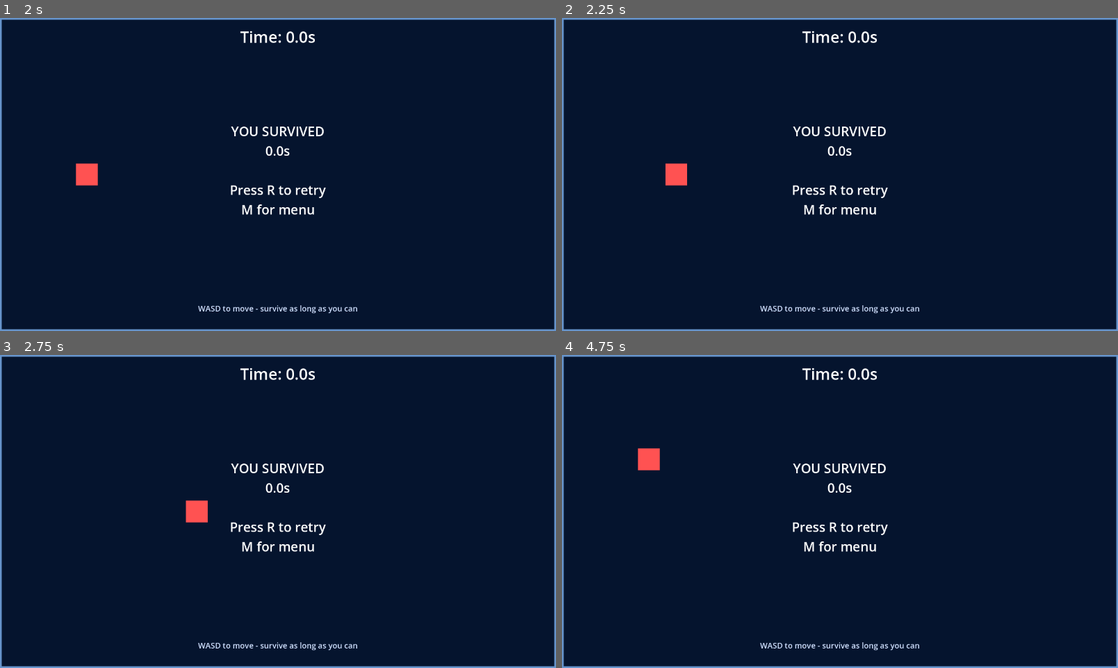
Above: before the commit, frames 1-4 (two rows, left to right).
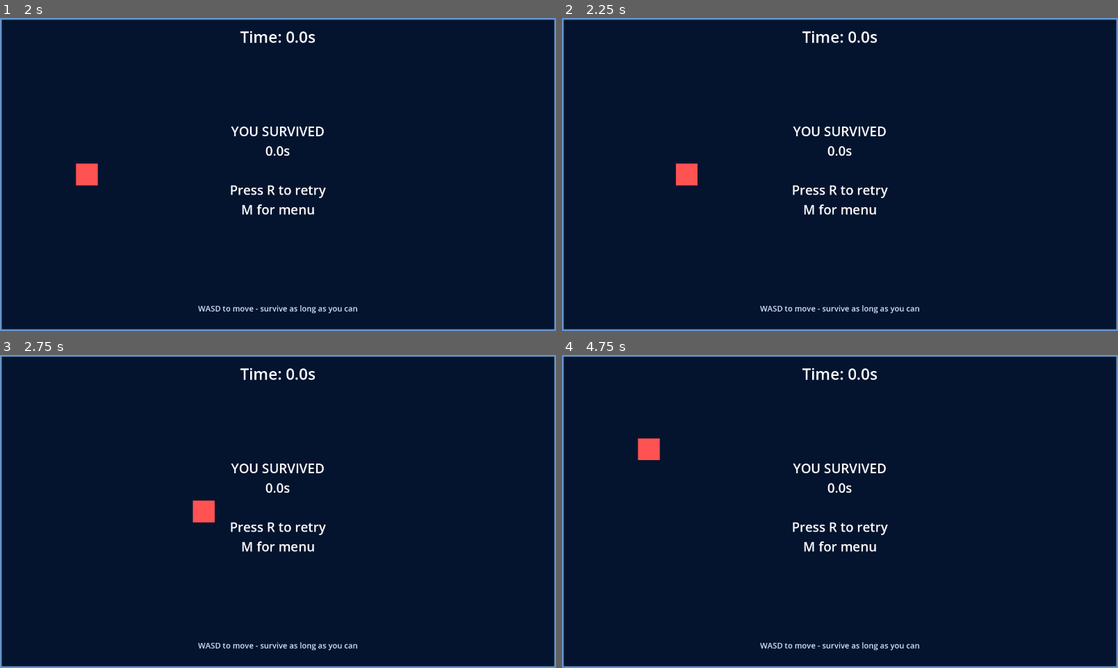
Above: after the commit, the same moments.

Repository: gabrielburd8-lgtm/Dodge-Bomb-Finals-By-Gab
Game: Godot game, scene res://scenes/Main.tscn
Same seed, same stepped clock (60 frames per second), same inputs: the game is played once before the commit and once after it.
Inputs:
- Up to frame 1 (2 s): click "Solo" at 0.5 s; click "Start Match" at 1.25 s
- Up to frame 2 (2.25 s): tap R at 2 s; hold D from 2.03 s (still down); hold Shift from 2.03 s (still down)
- Up to frame 3 (2.75 s): keep holding D; keep holding Shift; tap Space at 2.27, 2.3, 2.57 s
- Up to frame 4 (4.75 s): tap R at 2.75, 3.5, 4.25, 4.35 s; release D at 2.78 s; release Shift at 2.78 s; hold S 2.78-3.53 s; tap Space at 2.85, 3.02, 3.32, 3.8, 4.52 s; tap Shift at 3.05, 4.55 s; hold D 3.53-4.28 s; hold Shift 3.53-4.28 s; hold W from 4.28 s (still down)

Frame 1 is identical in both runs. In frame 2, 0.3% of the frame differs, in the area x 18-25%, y 46-54%; in frame 3, 0.2%; in frame 4, 0.3%.

Commit message:
Add a simple dash ability to improve survival in solo mode while keeping the movement and physics easy to understand and responsive.

Diff:
--- a/scripts/Player.gd
+++ b/scripts/Player.gd
@@ -1,31 +1,38 @@
 extends CharacterBody2D
 
-# Player script for 1v1 multiplayer
-# Player 1: WASD movement
-# Player 2: Arrow keys movement
-# Both track individual survival and dodge count
-
-const SPEED = 380.0
+const SPEED = 360.0
+const DASH_SPEED = 520.0
+const DASH_TIME = 0.18
+const DASH_COOLDOWN = 1.5
 
 var alive = true
 var player_name := "Player"
 var player_id := 1
 var player_color := Color(0, 0.8, 1, 1)
+var dash_timer := 0.0
+var dash_cooldown := 0.0
 
 func _ready():
 	add_to_group("players")
-	# Set the ColorRect color
 	if has_node("ColorRect"):
 		$ColorRect.color = player_color
 
-func _physics_process(_delta):
+func _physics_process(delta):
 	if not alive:
 		return
 
+	if dash_timer > 0.0:
+		dash_timer -= delta
+	else:
+		dash_timer = 0.0
+
+	if dash_cooldown > 0.0:
+		dash_cooldown -= delta
+	else:
+		dash_cooldown = 0.0
+
 	var move = Vector2.ZERO
-
 	if player_id == 1:
-		# Player 1: WASD
 		if Input.is_key_pressed(KEY_W):
 			move.y -= 1
 		if Input.is_key_pressed(KEY_S):
@@ -34,8 +41,10 @@
 			move.x -= 1
 		if Input.is_key_pressed(KEY_D):
 			move.x += 1
+		if Input.is_key_pressed(KEY_SHIFT) and dash_cooldown <= 0.0:
+			dash_timer = DASH_TIME
+			dash_cooldown = DASH_COOLDOWN
 	else:
-		# Player 2: Arrow Keys
 		if Input.is_key_pressed(KEY_UP):
 			move.y -= 1
 		if Input.is_key_pressed(KEY_DOWN):
@@ -44,11 +53,18 @@
 			move.x -= 1
 		if Input.is_key_pressed(KEY_RIGHT):
 			move.x += 1
+		if Input.is_key_pressed(KEY_SPACE) and dash_cooldown <= 0.0:
+			dash_timer = DASH_TIME
+			dash_cooldown = DASH_COOLDOWN
 
 	if move.length() > 0:
 		move = move.normalized()
 
-	velocity = move * SPEED
+	var current_speed = SPEED
+	if dash_timer > 0.0:
+		current_speed = DASH_SPEED
+
+	velocity = move * current_speed
 	move_and_slide()
 
 func set_player_name(name_text: String):
